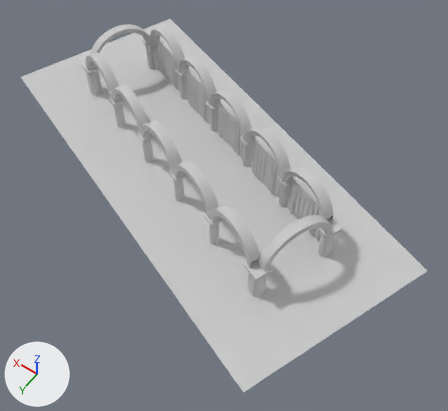
Two versions of the FBX model WindowsGame2/WindowsGame2/WindowsGame2Content/models/model1.fbx, one commit apart.
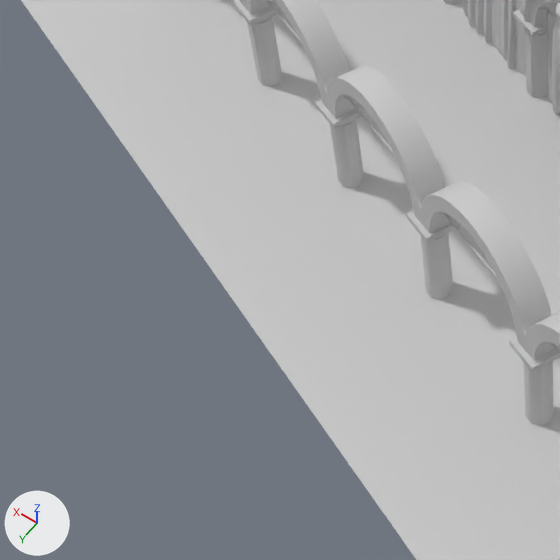
Each version is shown whole from a 50 mm camera at (-3.27, 4.03, 5.58) aimed at (-0.7, 0.42, -0.08), then close up on the part from 6% to 49% of the width and 24% to 71% of the height. Arrows for +X, +Y and +Z are at lower left; the lights stay in place. Where no turn or scale is listed for an object, it has been applied to the vertices.

The first close-up shows 'arcs1', 'sponza_117', 'sponza_118', 'sponza_320', 'sponza_324'.
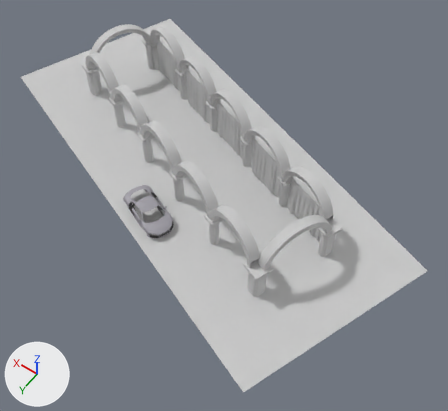
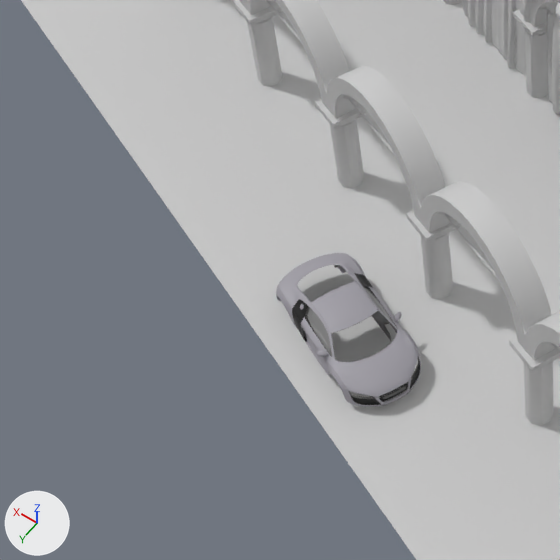
Patch to the scene script:
```diff
--- a/WindowsGame2/WindowsGame2/WindowsGame2Content/models/model1.fbx.py
+++ b/WindowsGame2/WindowsGame2/WindowsGame2Content/models/model1.fbx.py
@@ ob_mesh57 @@
+ob_mesh57 = bpy.data.objects.new('Mesh57', me_mesh_037)  # 3571 vertices, 6034 faces; spans x -0.37..0.345, y -0.258..0.259, z 0.021..0.207; in mat_color_a01_4 (grey #9f9da5), mat_m_0137_black (black #000000), mat_matte__ff1 (grey #747473), mat_charcoal (dark grey #676767), mat_r8_side (grey #747474), mat_vehiclelights2 (orange #ff8500), mat_color_a01_1 (black #000000), mat_color_a01 (orange #ce2a00), mat_black (black #000000), mat_color_009 (black #000000), mat_color_008 (dark grey #606060), mat_frontcolor (white #ffffff), mat_matte__7f1b1b1b1 (grey #868686), mat_a3247f1 (grey #727272)
+ob_mesh57.location = (-0.122, 1.07, 0.0)
```

What differs and where, as boxes (x1, y1, x2, y2) in the close-ups (560 x 560 px):
'Mesh57', added: after (276, 253, 421, 407)
